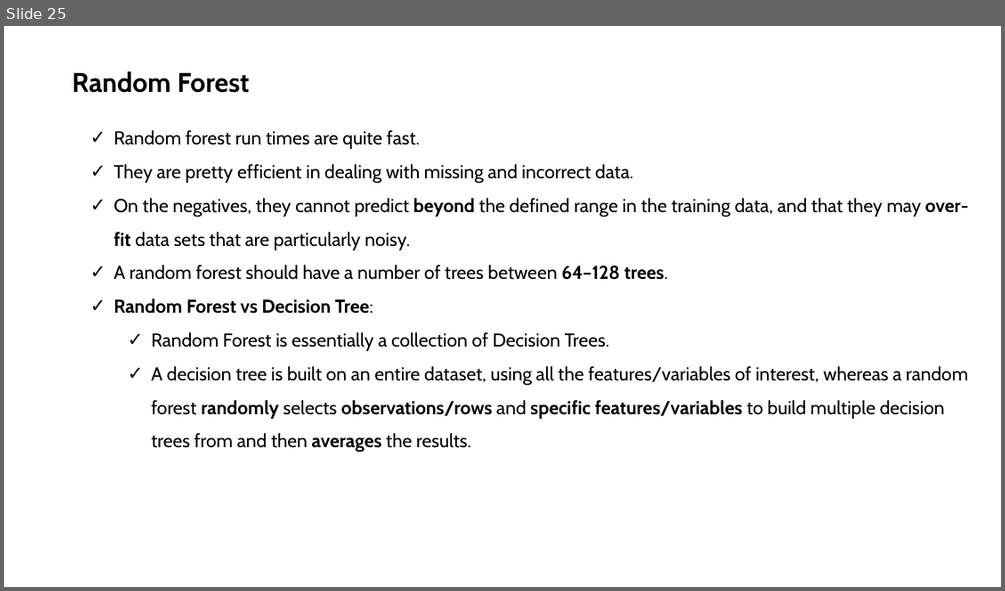
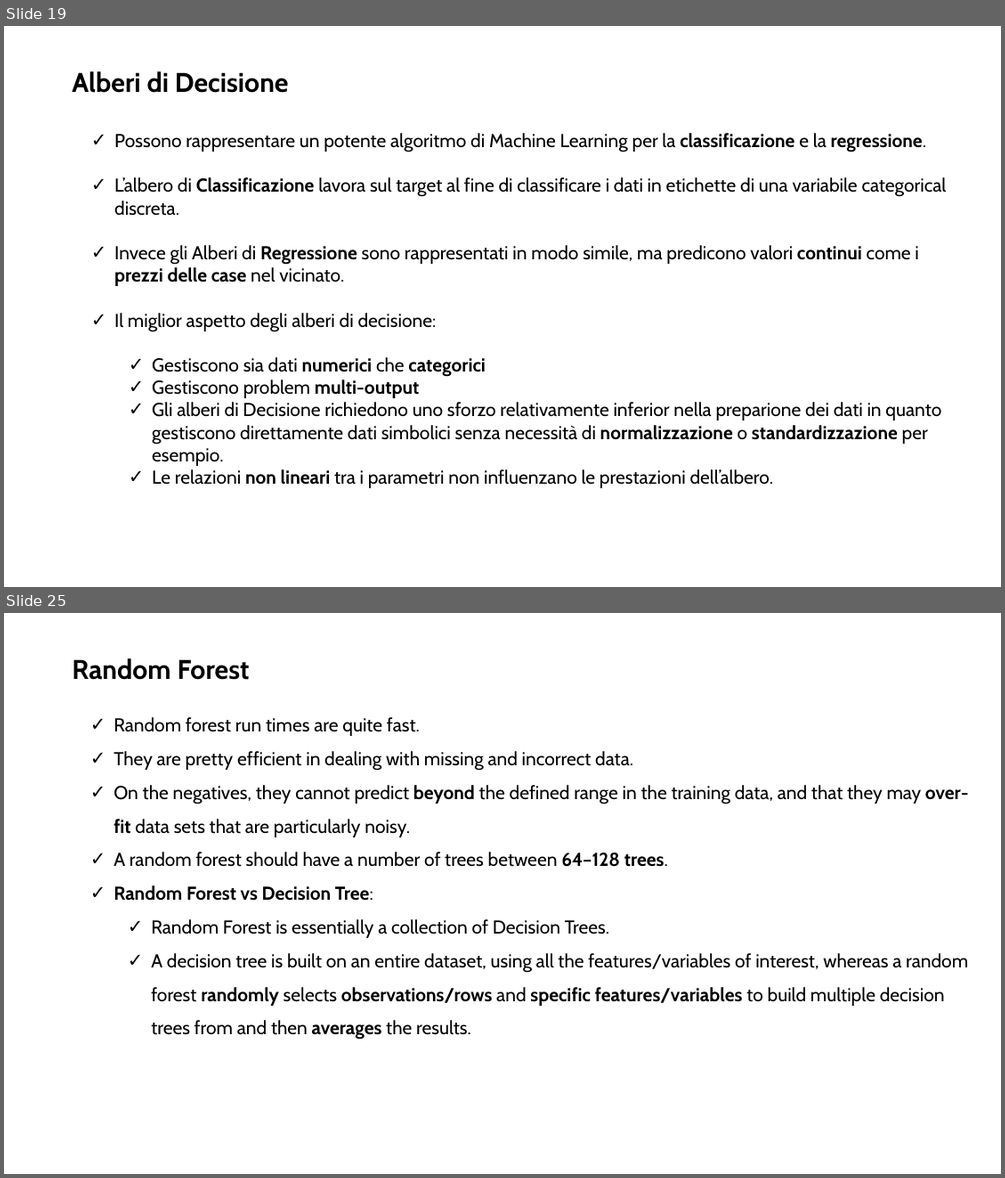
Before and after one commit to neural1977/data_science_interview_material, a slide deck: Machine_Learning/Machine Learning Alberi di Decisione e Random Forest_ita.pptx. Shown one above the other, each under a label of ours: slide 25 before the commit, slides 19 and 25 after it; the slides between them are not shown. The pictures are 1005x591 and 1005x1178 pixels, drawn with LibreOffice and Linux fonts; fonts in the diff are those of the drawing. Boxes give left, top, right and bottom in pixels: in the first picture for what was removed or moved away, otherwise in the second. Text is boxed around its words. In the diff, an @@ line names an element or a change of style, - is before the commit and + after.

```diff
--- a/Machine_Learning/Machine Learning Alberi di Decisione e Random Forest_ita.pptx
+++ b/Machine_Learning/Machine Learning Alberi di Decisione e Random Forest_ita.pptx
@@ slide 19 added at [4,26,1001,587], background #FFFFFF @@
@@ text added at [72,71,289,93], 26 pt, text #000000, bold @@
+Alberi di Decisione
@@ text added at [114,133,947,488], 18 pt, text #000000 @@
+✓ Possono rappresentare un potente algoritmo di Machine Learning per la classificazione e la regressione.
+✓ L’albero di Classificazione lavora sul target al fine di classificare i dati in etichette di una variabile categorical discreta.
+✓ Invece gli Alberi di Regressione sono rappresentati in modo simile, ma predicono valori continui come i prezzi delle case nel vicinato.
+✓ Il miglior aspetto degli alberi di decisione:
+  ✓ Gestiscono sia dati numerici che categorici
+  ✓ Gestiscono problem multi-output
+  ✓ Gli alberi di Decisione richiedono uno sforzo relativamente inferior nella preparione dei dati in quanto gestiscono direttamente dati simbolici senza necessità di normalizzazione o standardizzazione per esempio.
+  ✓ Le relazioni non lineari tra i parametri non influenzano le prestazioni dell’albero.
```
Also in this commit, not shown: 4 slides changed, 6 other slides added, 7 slides removed.
